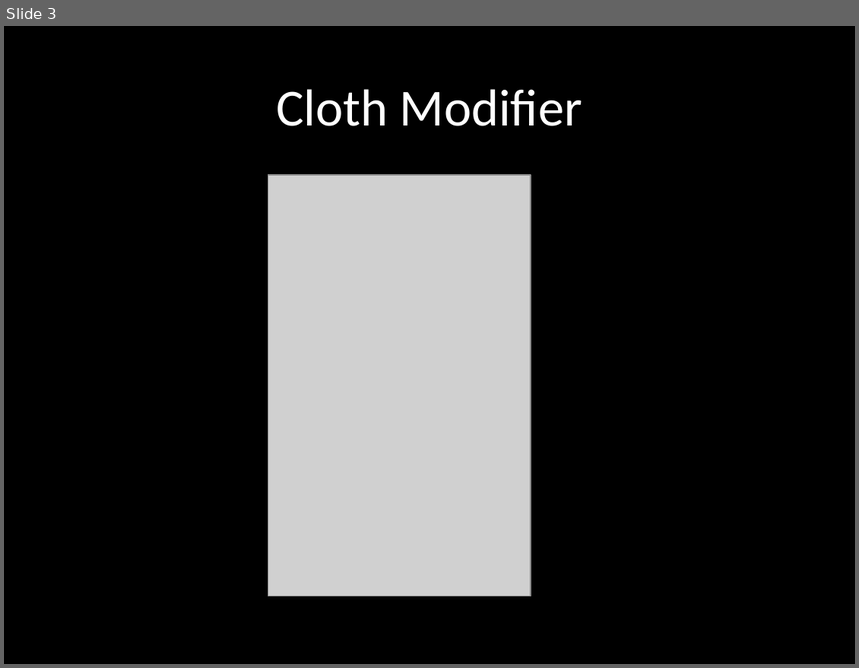
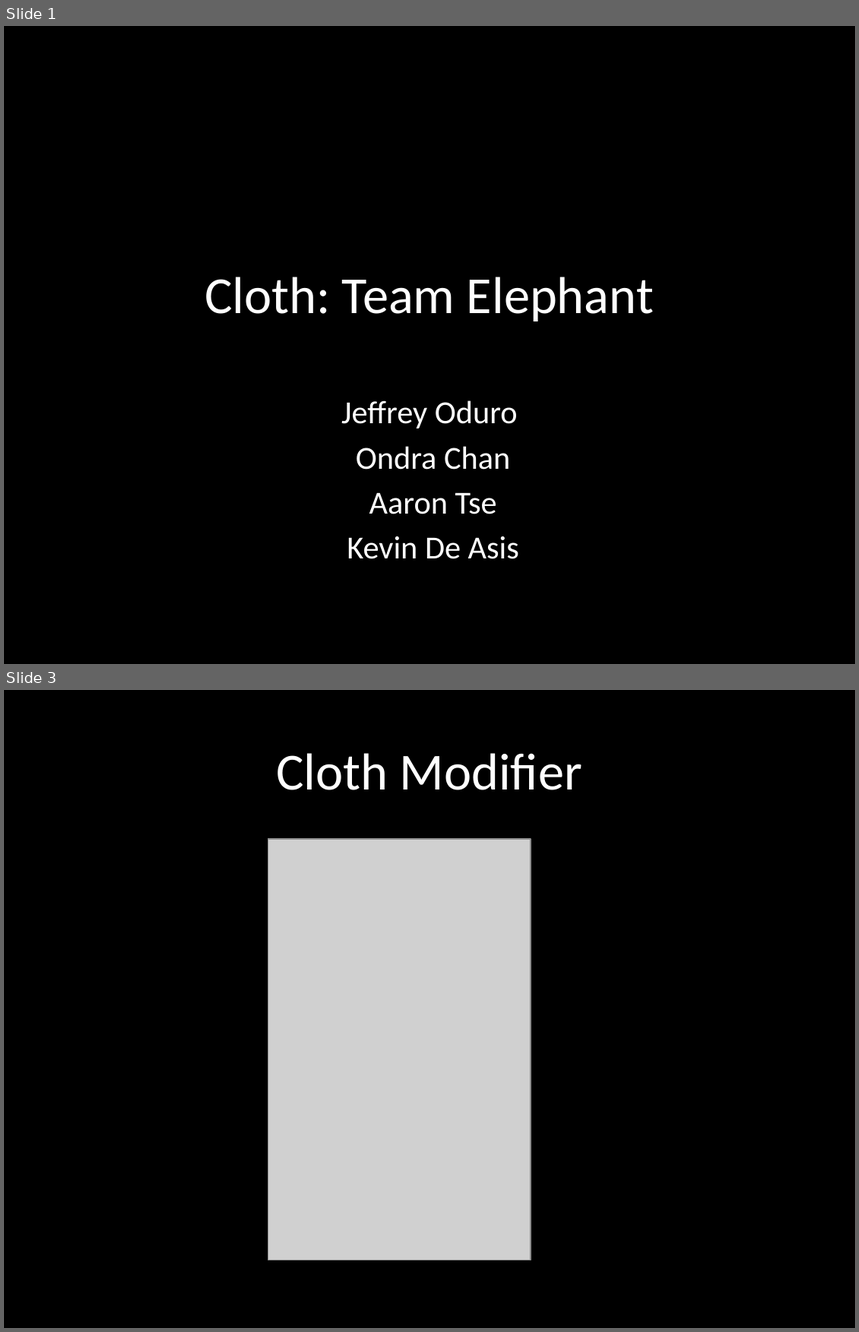
Before and after one commit to diego04/3ds-max-cloth-presentation, a slide deck: Cloth Presentation; not finished.pptx. Shown one above the other, each under a label of ours: slide 3 before the commit, slides 1 and 3 after it; the slides between them are not shown. The pictures are 859x668 and 859x1332 pixels, drawn with LibreOffice and Linux fonts; fonts in the diff are those of the drawing; grey boxes stand for pictures. Boxes give left, top, right and bottom in pixels: in the first picture for what was removed or moved away, otherwise in the second. Text is boxed around its words. In the diff, an @@ line names an element or a change of style, - is before the commit and + after.

```diff
--- a/Cloth Presentation; not finished.pptx
+++ b/Cloth Presentation; not finished.pptx
@@ slide 1 added at (x1=4, y1=26, x2=855, y2=664), background #000000 @@
@@ title added at (x1=205, y1=277, x2=654, y2=322), 44 pt, text #FFFFFF @@
+Cloth: Team Elephant
@@ subtitle added at (x1=341, y1=401, x2=519, y2=560), 27.2 pt, text #FFFFFF @@
+Jeffrey Oduro
+Ondra Chan
+Aaron Tse
+Kevin De Asis
```
Also in this commit, not shown: 5 slides changed, 2 other slides added, 1 slide removed.
